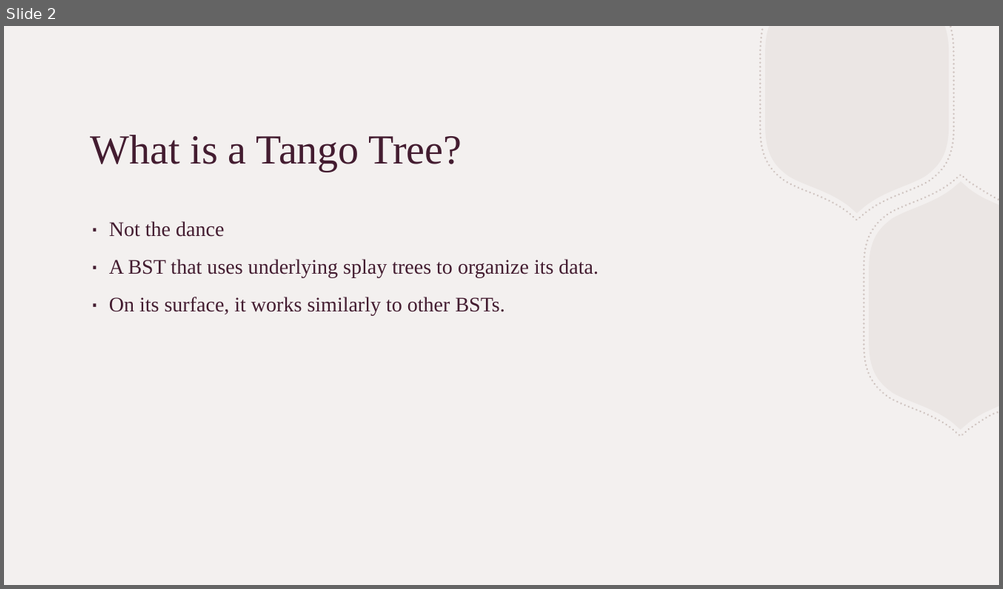
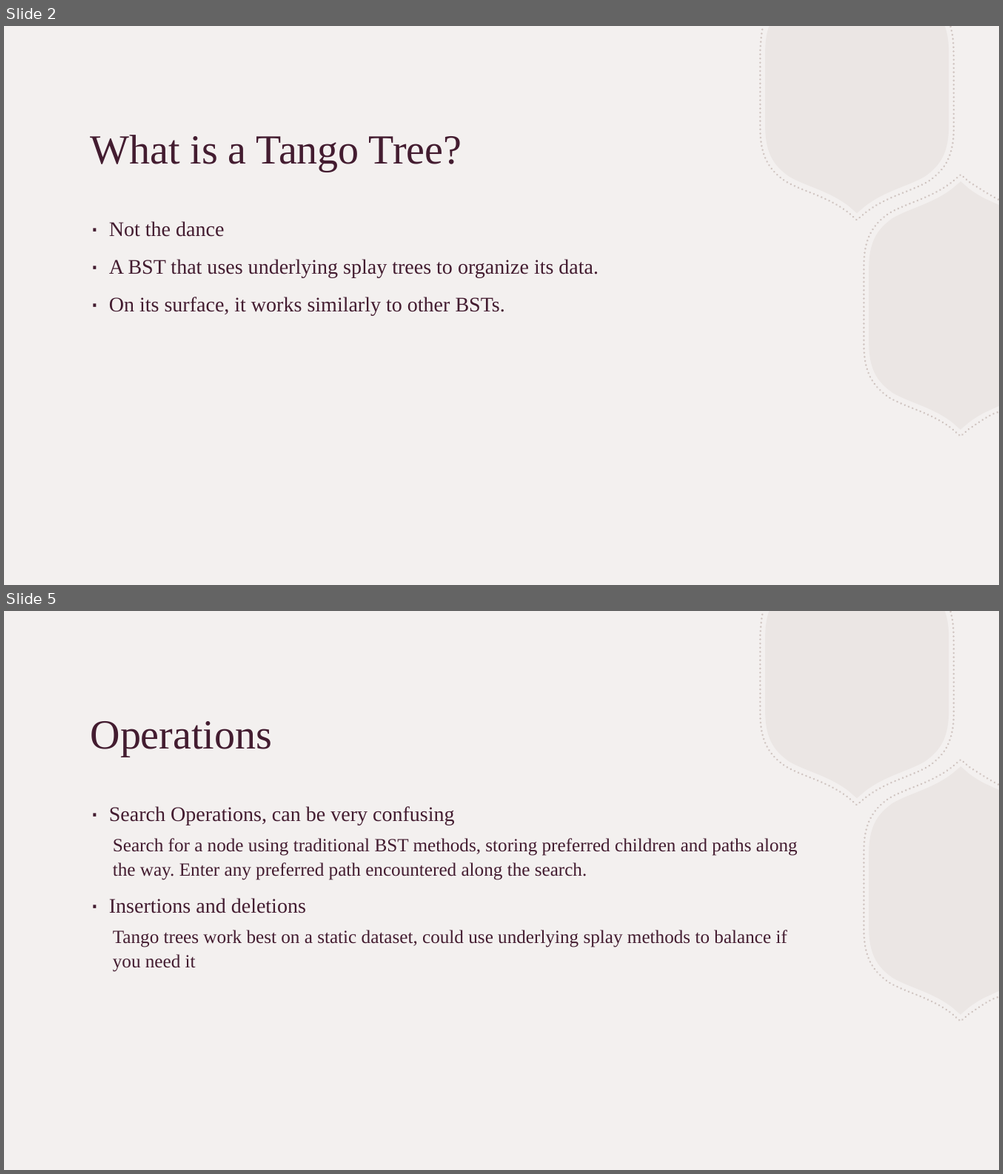
Before and after one commit to nathanielketema/HashTable, a slide deck: Tango Tree.pptx. Shown one above the other, each under a label of ours: slide 2 before the commit, slides 2 and 5 after it; the slides between them are not shown. The pictures are 1003x589 and 1003x1174 pixels, drawn with LibreOffice and Linux fonts; fonts in the diff are those of the drawing. Boxes give left, top, right and bottom in pixels: in the first picture for what was removed or moved away, otherwise in the second. Text is boxed around its words. In the diff, an @@ line names an element or a change of style, - is before the commit and + after.

```diff
--- a/Tango Tree.pptx
+++ b/Tango Tree.pptx
@@ slide 5 added at (x1=4, y1=611, x2=999, y2=1170), background #F3F0EF; not listed: 4 template elements that a slide beside it also shows @@
@@ title added at (x1=91, y1=721, x2=272, y2=757), 40 pt, text #431C30 @@
+Operations
@@ text added at (x1=109, y1=806, x2=797, y2=972), 18 pt, text #431C30 @@
+∙ Search Operations, can be very confusing
+  Search for a node using traditional BST methods, storing preferred children and paths along the way. Enter any preferred path encountered along the search.
+∙ Insertions and deletions
+  Tango trees work best on a static dataset, could use underlying splay methods to balance if you need it
```
Also in this commit, not shown: 2 slides changed, 2 other slides added, 1 slide removed.
